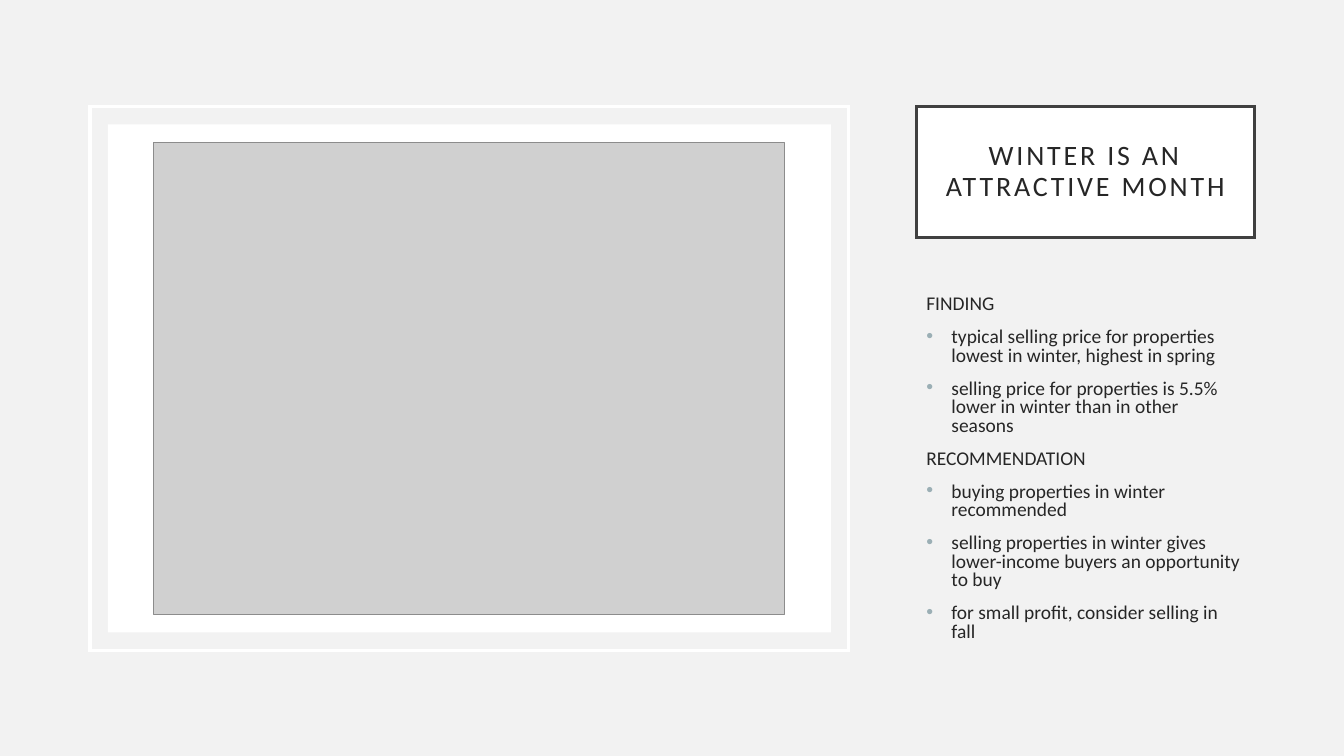
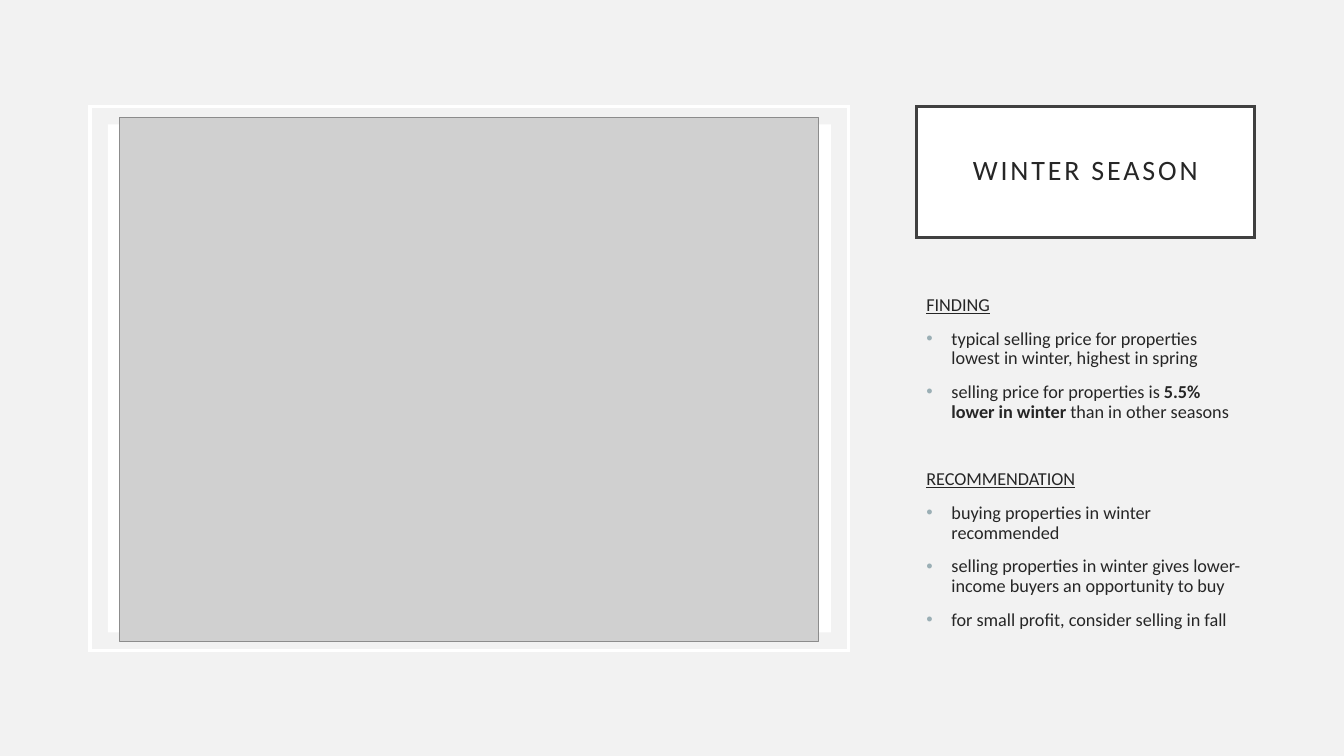
Before and after one commit to shnitzle/eda_project, a slide deck: slide 7 of mjr_folder/presentation/Presentation_Properties_Erin_Robinson.pptx. Drawn at 1344x756 pixels with LibreOffice and Linux fonts; fonts in the diff are those of the drawing; grey boxes stand for pictures. Boxes give left, top, right and bottom in pixels: in the first picture for what was removed or moved away, otherwise in the second. Text is boxed around its words. In the diff, an @@ line names an element or a change of style, - is before the commit and + after.

```diff
--- a/mjr_folder/presentation/Presentation_Properties_Erin_Robinson.pptx
+++ b/mjr_folder/presentation/Presentation_Properties_Erin_Robinson.pptx
@@ picture: place and size @@
-picture at (154, 142, 785, 614)
+picture at (120, 117, 820, 641)
@@ text "FINDING" at (926, 299, 1240, 629): size 13.9 to 13 pt; underline on in "FINDING", "RECOMMENDATION"; bold on in "5.5% lower in winter"; line spacing 0.8 to 0.9 @@
@@ title at (1022, 351, 1073, 366): text changed @@
-WINTER IS AN ATTRACTIVE MONTH
+WINTER SEASON
```
Also in this commit, not shown: 6 other slides changed, 1 slide added, 1 slide removed, 5 other files.
